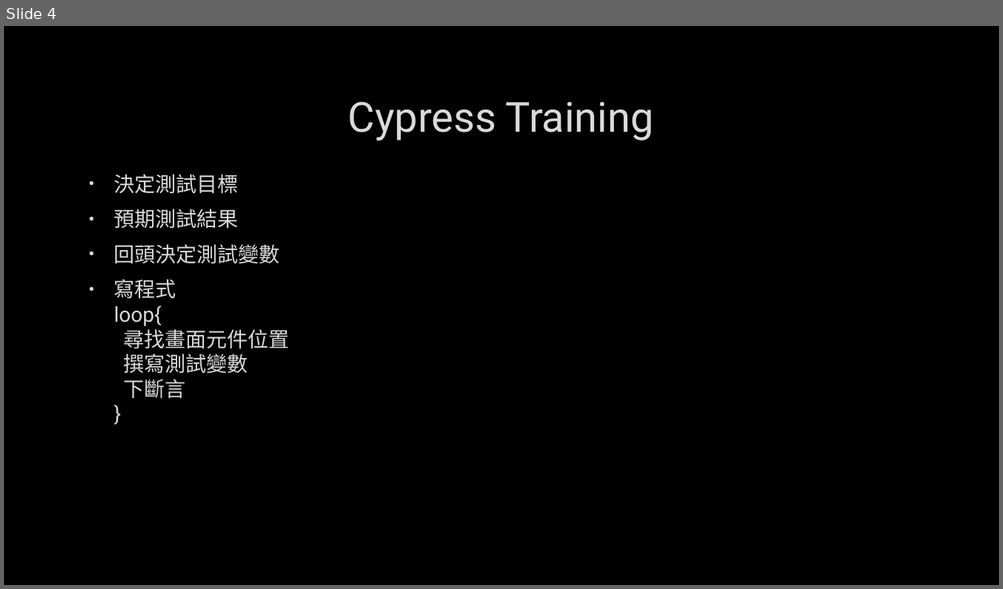
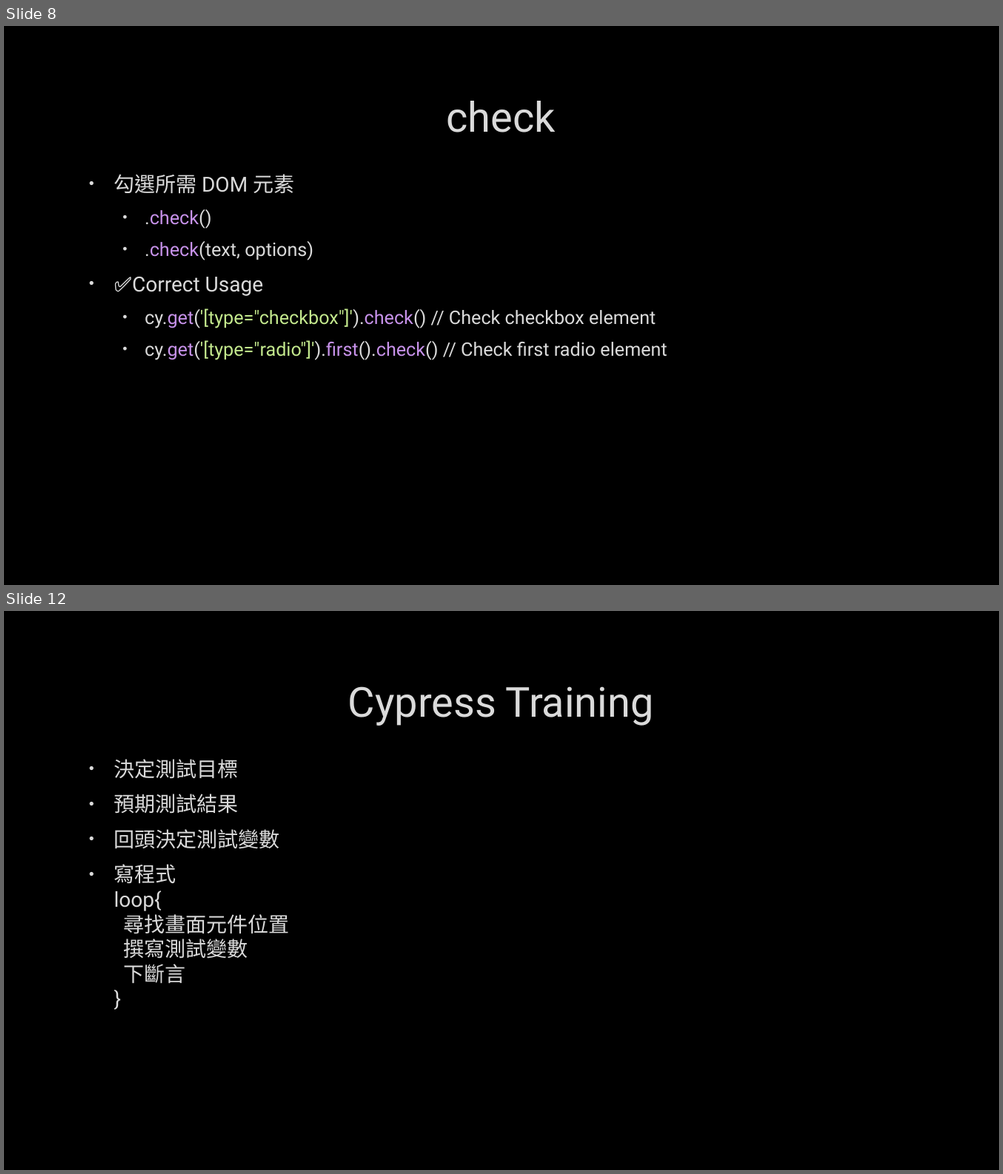
Before and after one commit to kodakjerec/showMySelf, a slide deck: docs/cypress練習.pptx. Shown one above the other, each under a label of ours: slide 4 before the commit, slides 8 and 12 after it; the slides between them are not shown. The pictures are 1003x589 and 1003x1174 pixels, drawn with LibreOffice and Linux fonts; fonts in the diff are those of the drawing; background and template pictures are left out. Boxes give left, top, right and bottom in pixels: in the first picture for what was removed or moved away, otherwise in the second. Text is boxed around its words. In the diff, an @@ line names an element or a change of style, - is before the commit and + after.

```diff
--- a/docs/cypress練習.pptx
+++ b/docs/cypress練習.pptx
@@ slide 8 added at <box>4,26,999,585</box>, background picture (left out) @@
@@ title added at <box>447,101,555,133</box>, 40 pt, text #DADADA @@
+check
@@ text added at <box>114,174,666,360</box>, 18 pt, text #DADADA @@
+• 勾選所需 DOM 元素
+  • .check()
+  • .check(text, options)
+• ✅Correct Usage
+  • cy.get('[type="checkbox"]').check() // Check checkbox element
+  • cy.get('[type="radio"]').first().check() // Check first radio element
@@ what was slide 4 is now slide 12 @@
```
Also in this commit, not shown: 3 slides changed, 7 other slides added.
